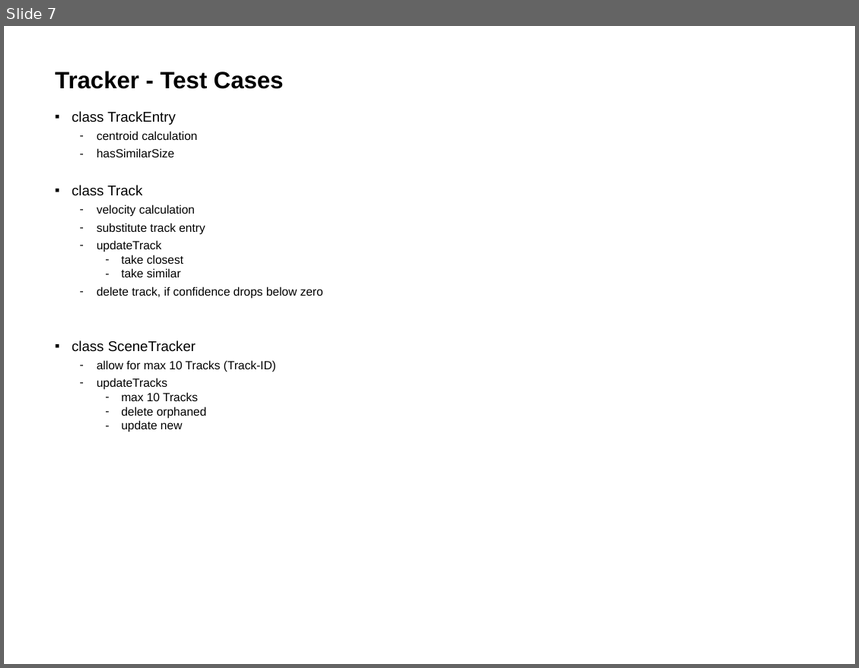
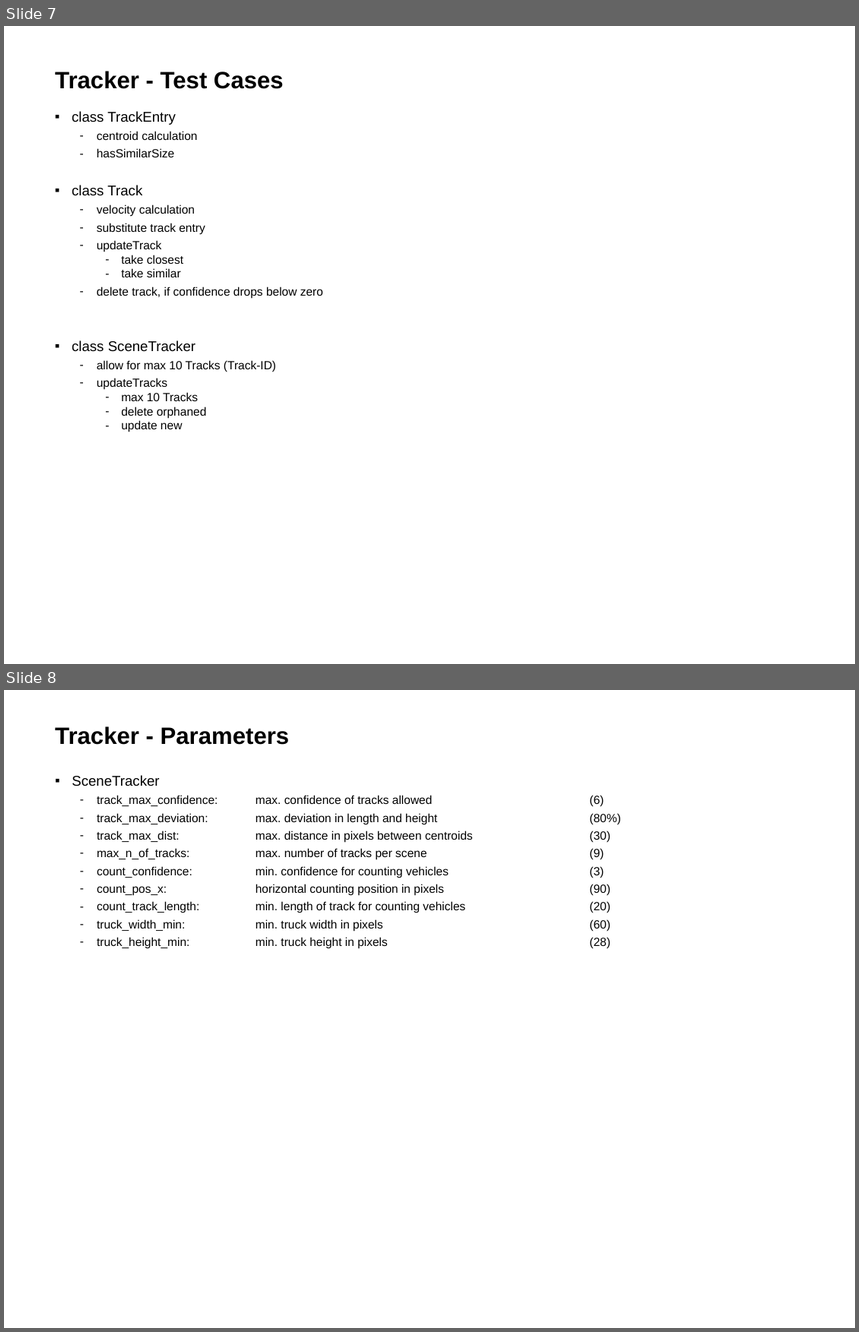
Before and after one commit to HwyToHell/CarCount, a slide deck: MotionDetection+ObjectTrackingV4.pptx. Shown one above the other, each under a label of ours: slide 7 before the commit, slides 7 and 8 after it. The pictures are 859x668 and 859x1332 pixels, drawn with LibreOffice and Linux fonts; fonts in the diff are those of the drawing. Boxes give left, top, right and bottom in pixels: in the first picture for what was removed or moved away, otherwise in the second. Text is boxed around its words. In the diff, an @@ line names an element or a change of style, - is before the commit and + after.

Commit message:
fixed count error

```diff
--- a/MotionDetection+ObjectTrackingV4.pptx
+++ b/MotionDetection+ObjectTrackingV4.pptx
@@ slide 8 added at bbox=[4, 690, 855, 1328], background #FFFFFF @@
@@ title added at bbox=[55, 726, 290, 745], 20 pt, text #000000, bold @@
+Tracker - Parameters
@@ text added at bbox=[72, 775, 621, 949], 10 pt, text #000000 @@
+▪ SceneTracker
+  – track_max_confidence: max. confidence of tracks allowed (6)
+  – track_max_deviation: max. deviation in length and height (80%)
+  – track_max_dist: max. distance in pixels between centroids (30)
+  – max_n_of_tracks: max. number of tracks per scene (9)
+  – count_confidence: min. confidence for counting vehicles (3)
+  – count_pos_x: horizontal counting position in pixels (90)
+  – count_track_length: min. length of track for counting vehicles (20)
+  – truck_width_min: min. truck width in pixels (60)
+  – truck_height_min: min. truck height in pixels (28)
```
Also in this commit, not shown: 3 other files.
